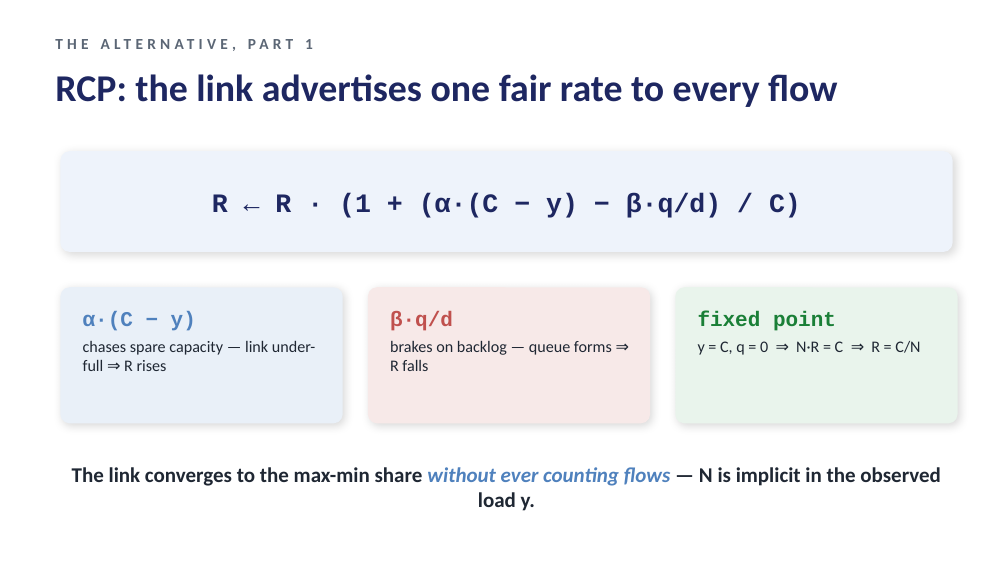
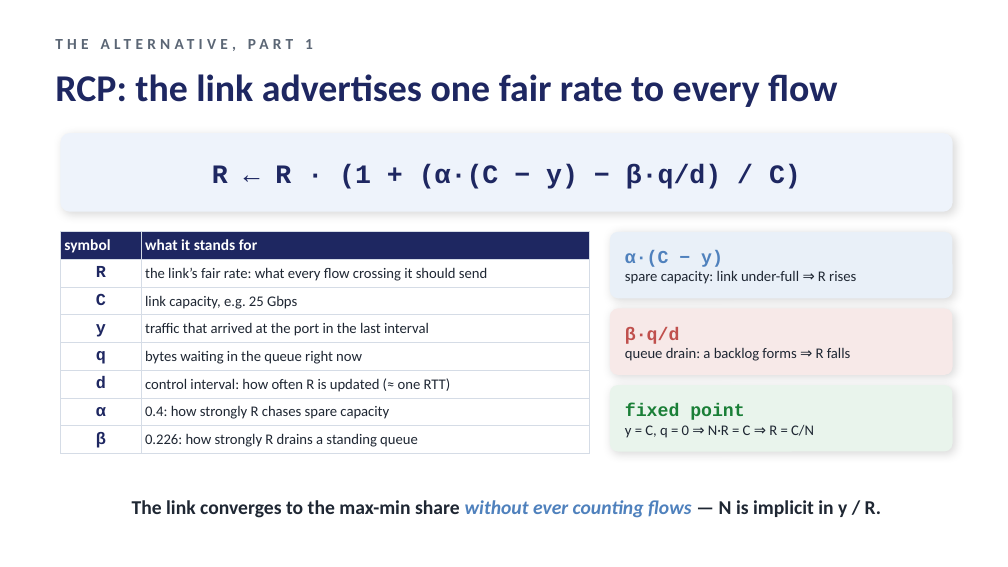
Before and after one commit to UNOCourseDemo/hpcc-fs, a slide deck: slide 11 of examples/hpcc/hpcc-fs/talk/ipccc2026-talk.pptx. Drawn at 1008x567 pixels with LibreOffice and Linux fonts; fonts in the diff are those of the drawing. Boxes give left, top, right and bottom in pixels: in the first picture for what was removed or moved away, otherwise in the second. Text is boxed around its words. In the diff, an @@ line names an element or a change of style, - is before the commit and + after.

Commit message:
talk: RCP symbol table; conclusion frames RDMA-RCP as an alternative mode

```diff
--- a/examples/hpcc/hpcc-fs/talk/ipccc2026-talk.pptx
+++ b/examples/hpcc/hpcc-fs/talk/ipccc2026-talk.pptx
@@ rounded rectangle: place and size @@
-rounded rectangle at [60,151,953,252]
+rounded rectangle at [60,133,953,212]
@@ rounded rectangle at [60,133,953,212]: proportions changed @@
@@ text "R ← R · (1 ...": place and size @@
-text "R ← R · (1 ..." at [212,193,801,218]
+text "R ← R · (1 ..." at [212,164,801,189]
@@ table added at [60,232,590,453], 8 rows, 2 columns @@
+symbol | what it stands for
+R | the link’s fair rate: what every flow crossing it should send
+C | link capacity, e.g. 25 Gbps
+y | traffic that arrived at the port in the last interval
+q | bytes waiting in the queue right now
+d | control interval: how often R is updated (≈ one RTT)
+α | 0.4: how strongly R chases spare capacity
+β | 0.226: how strongly R drains a standing queue
@@ rounded rectangle added at [610,232,953,298], fill #E9F0F8 @@
@@ text "α·(C − y)": place and size @@
-text "α·(C − y)" at [83,311,315,371]
+text "α·(C − y)" at [625,250,856,284]
@@ text "α·(C − y)" at [625,250,856,284]: vertical alignment top to middle @@
@@ text at [625,250,723,267]: size 15 to 13 pt in "α·(C − y)"; less space between paragraphs @@
@@ rounded rectangle removed at [60,287,343,423] @@
@@ rounded rectangle removed at [368,287,650,423] @@
@@ text at [625,270,856,284]: text changed; size 11.5 to 10.5 pt @@
-chases spare capacity — link under-full ⇒ R rises
+spare capacity: link under-full ⇒ R rises
@@ rounded rectangle added at [610,308,953,375], fill #F7E9E8 @@
@@ text "β·q/d" at [625,327,851,361]: vertical alignment top to middle @@
@@ text at [625,327,679,344]: size 15 to 13 pt in "β·q/d"; less space between paragraphs @@
@@ text "β·q/d": place and size @@
-text "β·q/d" at [390,311,612,371]
+text "β·q/d" at [625,327,851,361]
@@ text at [625,347,851,361]: text changed; size 11.5 to 10.5 pt @@
-brakes on backlog — queue forms ⇒ R falls
+queue drain: a backlog forms ⇒ R falls
@@ rounded rectangle at [610,385,953,452]: proportions changed @@
@@ rounded rectangle: place and size @@
-rounded rectangle at [675,287,958,423]
+rounded rectangle at [610,385,953,452]
@@ text "fixed point": place and size @@
-text "fixed point" at [698,311,920,355]
+text "fixed point" at [625,404,814,438]
@@ text "fixed point" at [625,404,814,438]: size 15 to 13 pt in "fixed point"; size 11.5 to 10.5 pt in "y = C, q = 0 ⇒ ..."; less space between paragraphs; vertical alignment top to middle @@
@@ text at [132,500,881,518]: text changed; size 15 to 14 pt @@
-The link converges to the max-min share without ever counting flows — N is implicit in the observed load y.
+The link converges to the max-min share without ever counting flows — N is implicit in y / R.
```
Also in this commit, not shown: 1 other slide changed, 3 other files.
